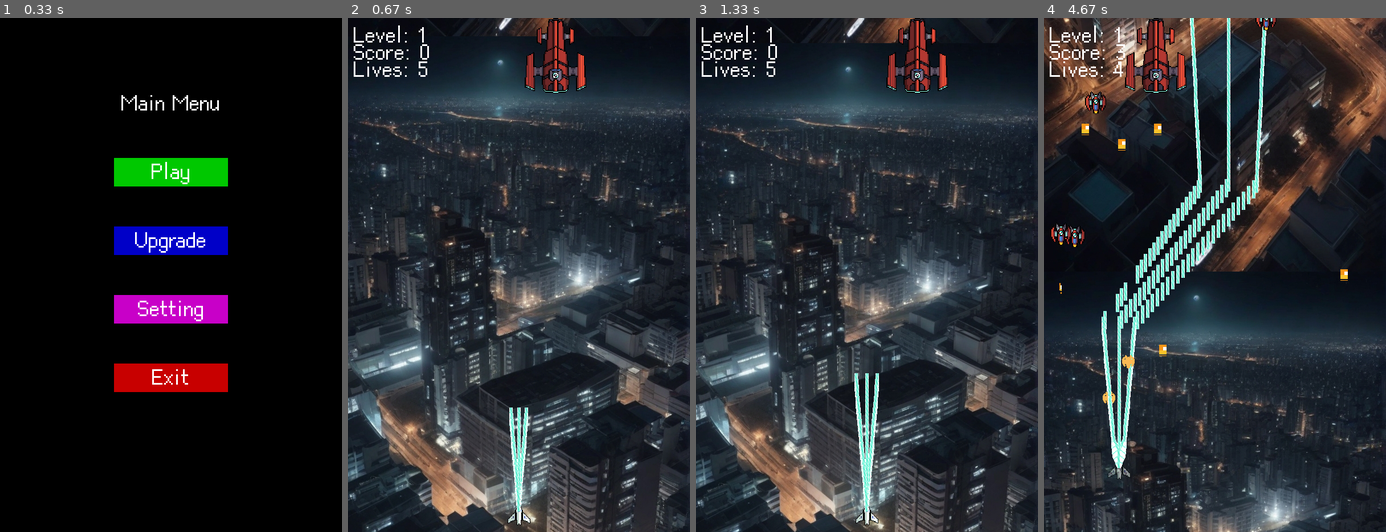
Above: before the commit, frames 1-4 (left to right).
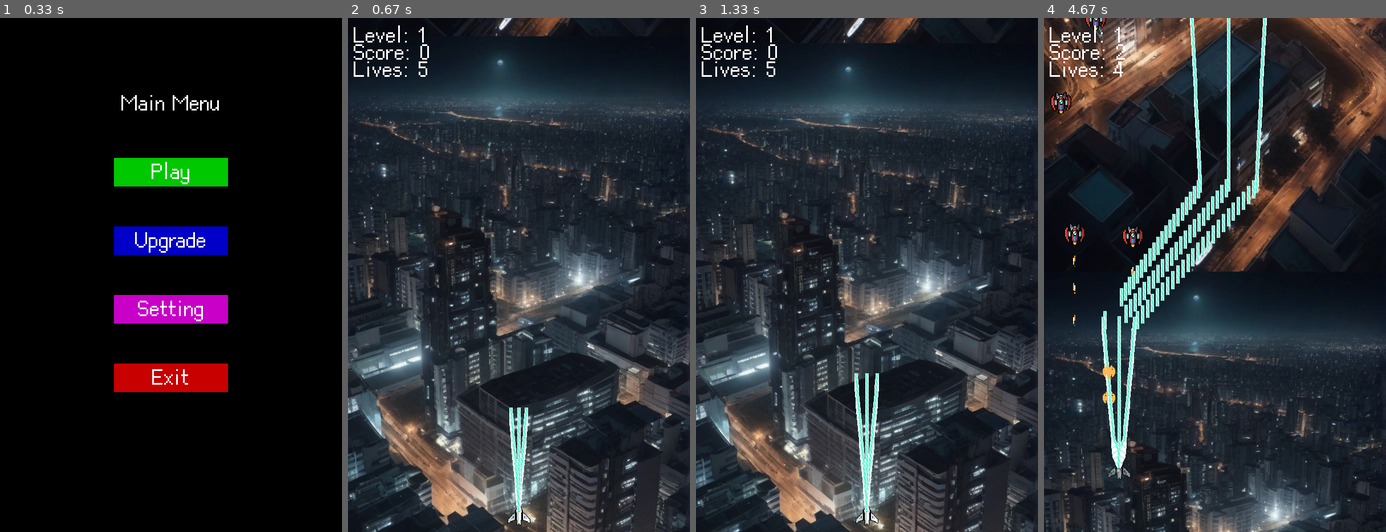
Above: after the commit, the same moments.

Repository: LukeTsengTW/pygame_space_shooting_game
Game: pygame game, started from main.py
The game is run twice, just before and just after one commit, with the same random seed, the same clock (stepped at 60 frames per second) and the same inputs.
Inputs (mouse positions are in pixels of both pictures, inside the frame that each line leads up to):
- Up to frame 1 (0.33 s): no input
- Up to frame 2 (0.67 s): click "Play" at 0.38 s
- Up to frame 3 (1.33 s): hold Esc 0.67-1.13 s; hold Right 0.67-1.13 s; move the mouse to (853, 295) at 0.7 s; click "Continue" at 1.22 s
- Up to frame 4 (4.67 s): hold Right 1.5-1.97 s; move the mouse to (1132, 280) at 1.53 s; hold Up 2-2.3 s; hold Right 2.33-2.8 s; hold Left 2.83-3.37 s; hold Down 3.4-3.7 s; hold Left 3.73-4.13 s; click (1126, 84) at 4.22 s; hold Up from 4.5 s (still down); move the mouse to (1221, 100) at 4.53 s

Frame 1 is identical in both runs. In frame 2, 1.4% of the frame differs, in the area x 51-70%, y 0-15%; in frame 3, 1.4%; in frame 4, 2.9%, in the area x 1-89%, y 0-71%.

Commit message:
2024.2.28 - Fix some bug and error

Diff:
--- a/main.py
+++ b/main.py
@@ -48,10 +48,21 @@
         self.rect = self.images['full_health'].get_rect(center = (SCREEN_WIDTH/2, SCREEN_HEIGHT-30))
         self.lives = max_lives
         self.invincible = False
-        self.last_hit_time = None
+        self.last_hit_time = 0
         self.image_key = 'full_health'
         self.index = 0
         self.last_shot_time = pygame.time.get_ticks()
+        self.shield_start_time = pygame.time.get_ticks()
+        self.shield_image_time = pygame.time.get_ticks()
+        self.shield_images = [pygame.image.load(f'img/player/shields/round_shield/round_shield_frame_{i}.png').convert_alpha() for i in range(1,13)]
+        self.shield_index = 0
+        self.shield_surf = None
+        self.shield_rect = None
+        self.invincible_shield = False
+
+    def activate_shield(self):
+        self.invincible_shield = True
+        self.shield_start_time = pygame.time.get_ticks()
 
     def update(self, pressed_keys, mouse_pos):
         if control == 0:
@@ -97,6 +108,14 @@
             image = self.images_invincible[self.image_key]
         else:
             image = self.images[self.image_key]
+
+        if self.invincible_shield:
+            if pygame.time.get_ticks() - self.shield_image_time > 100:
+                self.shield_index = (self.shield_index + 1) % len(self.shield_images)
+                self.shield_surf = self.shield_images[self.shield_index]
+                self.shield_image_time = pygame.time.get_ticks()
+            self.shield_rect = self.shield_surf.get_rect(center = (player.rect.centerx, player.rect.centery))
+            screen.blit(player.shield_surf, player.shield_rect)
 
         screen.blit(image, self.rect)
 
@@ -223,7 +242,7 @@
         super().__init__('img/enemy/lv1_to_5/base/Scout_assets/Scout_frame_1.png', 'img/enemy/lv1_to_5/Shield/Scout_assets/Scout_Shield_frame_', (39.4, 42.8), (37.4, 40.8), 2, 100, 14)
 
     def update(self, pressed_keys=None, mouse_pos=None):
-        super().update(EnemyBullet_1, 0.0008)
+        super().update(EnemyBullet_1, 0.01)
 
 class Enemy_2(Enemy):
     def __init__(self):
@@ -403,10 +422,10 @@
             images.append(image)
         super().__init__(center, images)
 
-class Item(pygame.sprite.Sprite):
-    def __init__(self, center):
+class BaseItem(pygame.sprite.Sprite):
+    def __init__(self, center, image_path, image_scale):
         super().__init__()
-        self.images = [pygame.transform.scale(pygame.image.load(f'img/item/Engines/add_hp/add_hp_frame_{i}.png').convert_alpha(), (36 , 25.5)) for i in range(1, 8)]  # 載入所有的圖片
+        self.images = [pygame.transform.scale(pygame.image.load(f'{image_path}{i}.png').convert_alpha(), image_scale) for i in range(1, 8)]
         self.index = 0
         self.surf = self.images[self.index]
         self.rect = self.surf.get_rect(center=center)
@@ -424,8 +443,19 @@
         if self.rect.top > SCREEN_HEIGHT:
             self.kill()
 
+class Item_1(BaseItem):
+    def __init__(self, center):
+        super().__init__(center, 'img/item/Engines/add_hp/add_hp_frame_', (36 , 25.5))
+
+class Item_2(BaseItem):
+    def __init__(self, center):
+        super().__init__(center, 'img/item/Shield_Generators/All_around_shield_frame_', (36 , 36))
+
 player = Player()
-items = pygame.sprite.Group()
+items = {
+    'item_1': pygame.sprite.Group(),
+    'item_2': pygame.sprite.Group(),
+}
 bullets = pygame.sprite.Group()
 enemy_bullets = pygame.sprite.Group()
 enemies = pygame.sprite.Group()
@@ -667,10 +697,24 @@
                     explosion = Explosion(enemy.rect.center)
                     all_sprites.add(explosion)
                     score += score_increment
-                    if random.random() < drop_rate:
-                        item = Item(enemy.rect.center)
-                        items.add(item)
-                        all_sprites.add(item)
+                    if level >= 2:
+                        if random.random() < drop_rate:
+                            item1 = Item_1(enemy.rect.center)
+                            items['item_1'].add(item1)
+                            all_sprites.add(item1)
+                    elif level >= 4:
+                        if random.random() < drop_rate:
+                            item2 = Item_2(enemy.rect.center)
+                            items['item_2'].add(item2)
+                            all_sprites.add(item2)
+
+def item_collision(player, item_type):
+    hit_items = pygame.sprite.spritecollide(player, items[item_type], True)
+    for item in hit_items:
+        if item_type == 'item_1' and player.lives < max_lives:
+            player.lives += 1
+        elif item_type == 'item_2':
+            player.activate_shield()
 
 main_menu()
 
@@ -682,12 +726,12 @@
         if event.type == pygame.KEYDOWN:
             if event.key == pygame.K_ESCAPE:
                 pause_menu()
-
-    if BOSS_GENERATION_ONCE == False:
-        enemy_5 = Boss_1()
-        enemies_5.add(enemy_5)
-        all_sprites.add(enemy_5)
-        BOSS_GENERATION_ONCE = True
+    if level == 5:
+        if BOSS_GENERATION_ONCE == False:
+            enemy_5 = Boss_1()
+            enemies_5.add(enemy_5)
+            all_sprites.add(enemy_5)
+            BOSS_GENERATION_ONCE = True
 
     if random.random() < ENEMY_GENERATION_THRESHOLD - level / 1000:
         enemy_1 = Enemy_1()
@@ -732,33 +776,32 @@
     screen.blit(background, background_rect)
     screen.blit(background_bottom, background_rect_bottom)
 
-    for item in items:
-        screen.blit(item.surf, item.rect)
+    for group in items.values():
+        for item in group:
+            screen.blit(item.surf, item.rect)
 
     for enemy_bullet in enemy_bullets:
         screen.blit(enemy_bullet.surf, enemy_bullet.rect)
 
-    check_bullet_hit(bullets, enemies_1, 1, 0.04, Explosion_1)
+    check_bullet_hit(bullets, enemies_1, 1, 0.3, Explosion_1)
     check_bullet_hit(bullets, enemies_2, 3, 0.06, Explosion_2)
     check_bullet_hit(bullets, enemies_3, 5, 0.09, Explosion_3)
     check_bullet_hit(bullets, enemies_4, 2, 0.02, Explosion_4)
     check_bullet_hit(bullets, enemies_5, 2, 0.3, Explosion_5)
 
-    hit_items = pygame.sprite.spritecollide(player, items, True)
-    for item in hit_items:
-        if player.lives < max_lives:
-            player.lives += 1
+    for item_type in items.keys():
+        item_collision(player, item_type)
 
     enemy_groups = [(enemies_1, 1), (enemies_2, 1), (enemies_3, 2), (enemies_4, 1), (enemies_5, 5)]
     for group, damage in enemy_groups:
         if pygame.sprite.spritecollideany(player, group):
-            if not player.invincible:
+            if not player.invincible and not player.invincible_shield:
                 player.lives -= damage
                 player.invincible = True
                 player.last_hit_time = pygame.time.get_ticks()
 
     if pygame.sprite.spritecollideany(player, enemy_bullets):
-        if not player.invincible:
+        if not player.invincible and not player.invincible_shield:
             player.lives -= 1
             player.invincible = True
             player.last_hit_time = pygame.time.get_ticks()
@@ -766,10 +809,13 @@
     if player.invincible and pygame.time.get_ticks() - player.last_hit_time > 3000:
         player.invincible = False
 
-    if player.lives <= 0:
+    if player.invincible_shield and pygame.time.get_ticks() - player.shield_start_time > 5000:
+        player.invincible_shield = False
+
+    if player.lives <= 0 or level > 20:
         game_over_screen()
 
-    if score > 100:
+    if score > 75:
         level += 1
         score = 0
     if level <= len(backgrounds):
Renamed: img/enemy/lv1_to_5/Engine/PNGs/Kla'ed - Battlecruiser - Engine.png -> img/enemy/lv1_to_5/Engine/Battlecruiser.png
Renamed: img/enemy/lv1_to_5/Engine/PNGs/Kla'ed - Bomber - Engine.png -> img/enemy/lv1_to_5/Engine/Bomber.png
Renamed: img/enemy/lv1_to_5/Engine/PNGs/Kla'ed - Dreadnought - Engine.png -> img/enemy/lv1_to_5/Engine/Dreadnought.png
Renamed: img/enemy/lv1_to_5/Engine/PNGs/Kla'ed - Fighter - Engine.png -> img/enemy/lv1_to_5/Engine/Fighter.png
Renamed: img/enemy/lv1_to_5/Engine/PNGs/Kla'ed - Frigate - Engine.png -> img/enemy/lv1_to_5/Engine/Frigate.png
Renamed: img/enemy/lv1_to_5/Engine/PNGs/Kla'ed - Scout - Engine.png -> img/enemy/lv1_to_5/Engine/Scout_assets/Scout.png
Binary file added: img/enemy/lv1_to_5/Engine/Scout_assets/Scout_frame_1.png
Binary file added: img/enemy/lv1_to_5/Engine/Scout_assets/Scout_frame_10.png
Binary file added: img/enemy/lv1_to_5/Engine/Scout_assets/Scout_frame_2.png
Binary file added: img/enemy/lv1_to_5/Engine/Scout_assets/Scout_frame_3.png
Binary file added: img/enemy/lv1_to_5/Engine/Scout_assets/Scout_frame_4.png
Binary file added: img/enemy/lv1_to_5/Engine/Scout_assets/Scout_frame_5.png
(and 84 more such lines)
